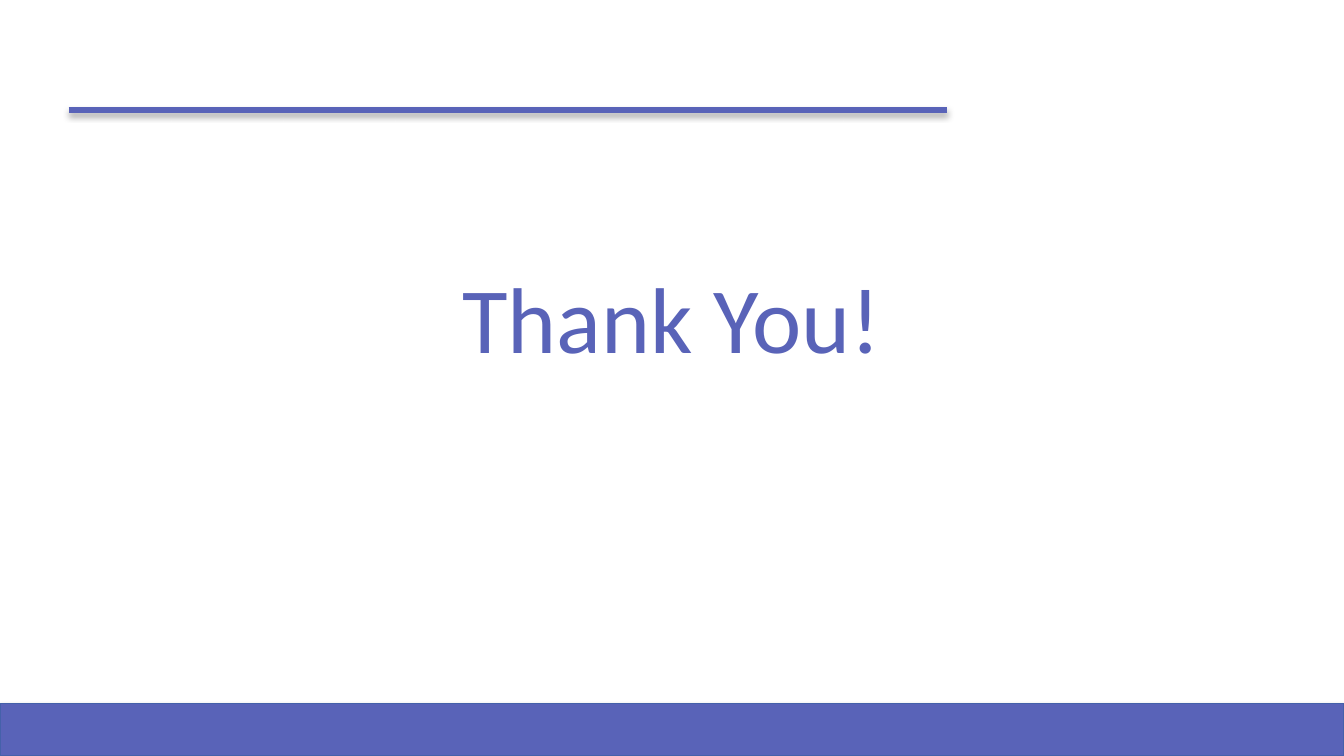
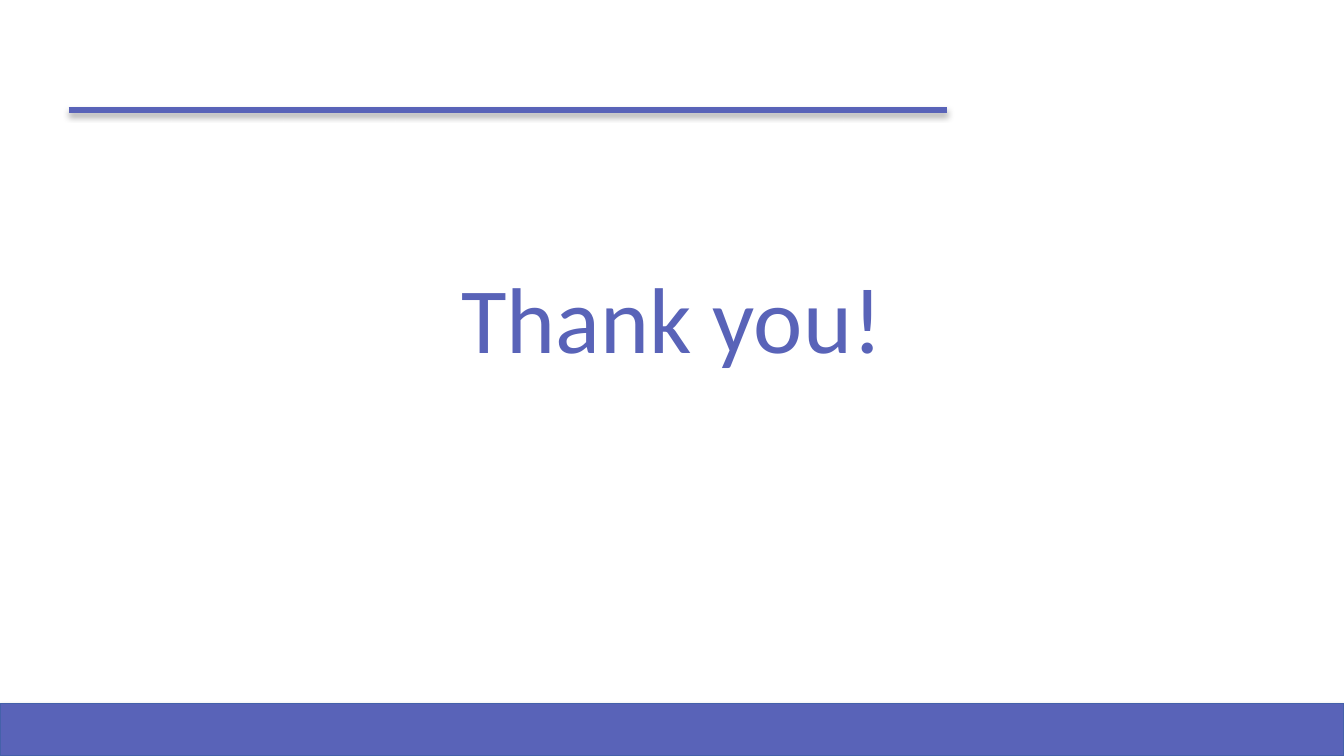
Before and after one commit to sidhu2690/IDC-409, a slide deck: slide 13 of Self-Supervised Approach to Facial Recognition.pptx (slide 11 before the commit). Drawn at 1344x756 pixels with LibreOffice and Linux fonts; fonts in the diff are those of the drawing; background and template pictures are left out. Boxes give left, top, right and bottom in pixels: in the first picture for what was removed or moved away, otherwise in the second. Text is boxed around its words. In the diff, an @@ line names an element or a change of style, - is before the commit and + after.

```diff
--- a/Self-Supervised Approach to Facial Recognition.pptx
+++ b/Self-Supervised Approach to Facial Recognition.pptx
@@ title at <box>461,288,883,368</box>: text changed @@
-Thank You!
+Thank you!
```
Also in this commit, not shown: 8 other slides changed, 2 slides added.
